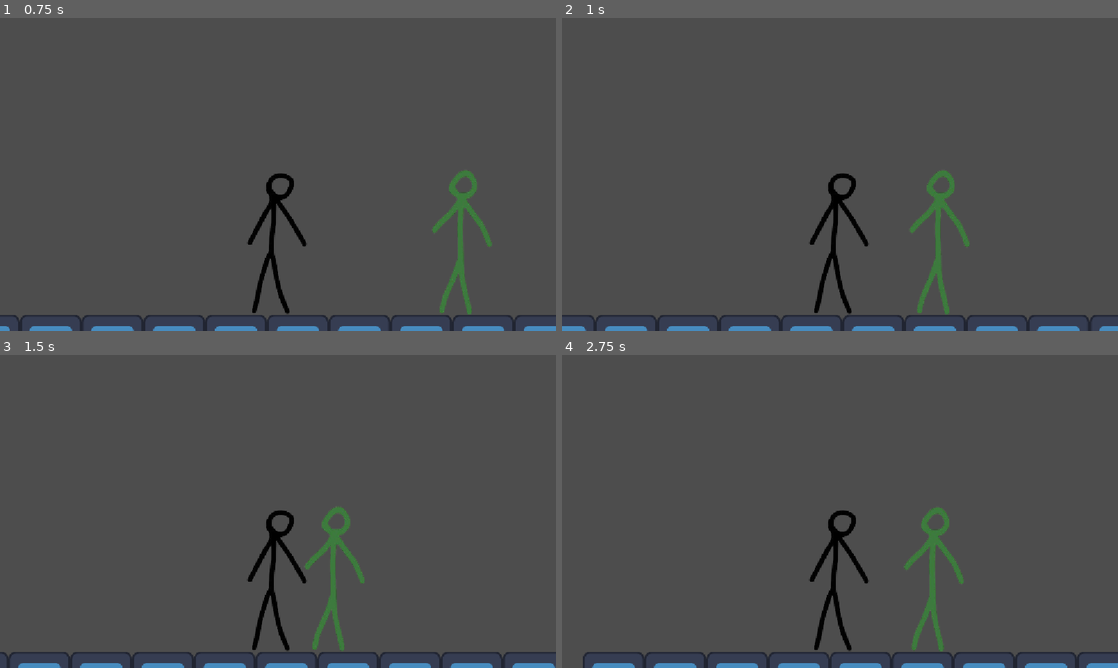
Above: before the commit, frames 1-4 (two rows, left to right).
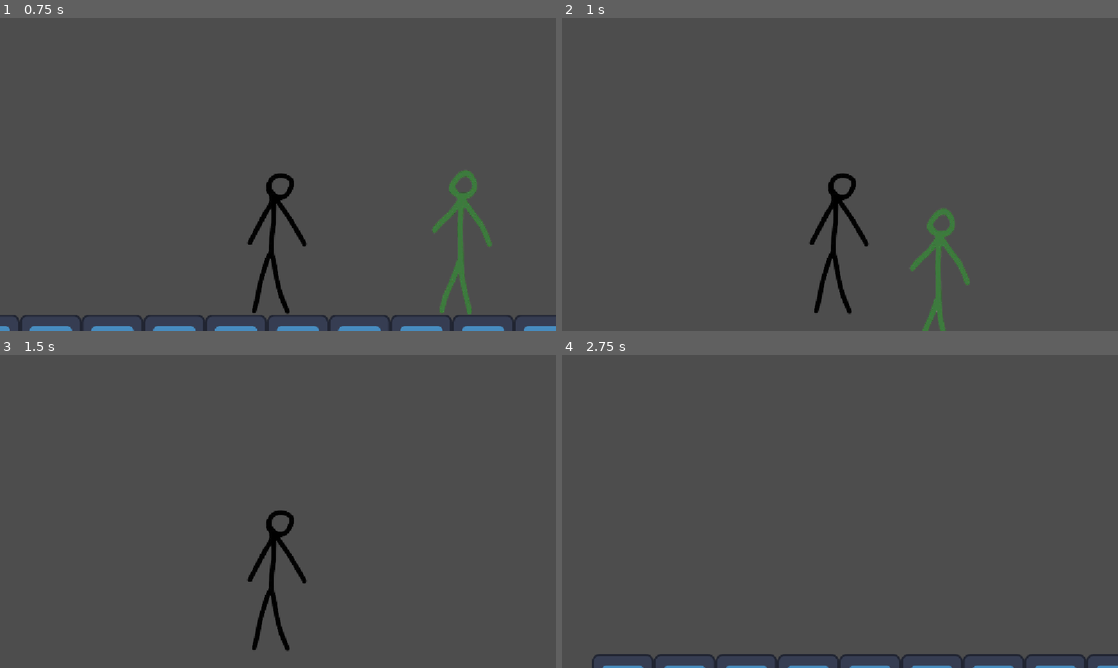
Above: after the commit, the same moments.

Repository: RulyCandle41418/Survive-The-Monster-Waves
Game: Godot game, scene res://main.tscn
Two runs of this game, one before a commit and one after it. Both use one fixed random seed, a clock stepped at 60 frames per second and the inputs below. The engine's default icon, where the game draws it, is replaced by a stand-in: a white triangle on a blue panel in a dark square.
Inputs (mouse positions are in pixels of both pictures, inside the frame that each line leads up to):
- Up to frame 1 (0.75 s): move the mouse to (400, 158) at 0.52 s; press the mouse at (400, 158) at 0.53 s; hold D (Move_Right) from 0.53 s (still down)
- Up to frame 2 (1 s): keep holding D (Move_Right); tap Space (Move_Jump, bound only after the commit) at 0.77 s
- Up to frame 3 (1.5 s): keep holding D (Move_Right); move the mouse to (166, 527) at 1.27 s; release the mouse at (166, 527) at 1.28 s; click (166, 527) at 1.35 s
- Up to frame 4 (2.75 s): tap Space (Move_Jump, bound only after the commit) at 1.52 s; tap Enter at 2 s; move the mouse to (895, 442) at 2.02 s; release D (Move_Right) at 2.03 s; press the mouse at (895, 442) at 2.03 s; hold A (Move_Left) from 2.03 s (still down)

Frame 1 is identical in both runs. In frame 2, 3.4% of the frame differs, in the area x 0-100%, y 48-100%; in frame 3, 3.0%; in frame 4, 4.2%, in the area x 3-100%, y 48-100%.

Commit message:
commit

Diff:
--- a/main.tscn
+++ b/main.tscn
@@ -167,8 +167,10 @@
 tile_map_data = PackedByteArray("AAAAACkAAAAAAAAAAAAAACoAAAAAAAEAAAAAACsAAAAAAAIAAAAAACwAAAAAAAMAAAAAAC0AAAAAAAQAAAAAAC …(15280 unchanged characters)…
 tile_set = SubResource("TileSet_1qa5v")
 
-[node name="Player" parent="." unique_id=583601776 instance=ExtResource("2_h2yge")]
+[node name="Player" parent="." unique_id=583601776 node_paths=PackedStringArray("monster", "player") instance=ExtResource("2_h2yge")]
 position = Vector2(584, 459)
+monster = NodePath("../Monster")
+player = NodePath(".")
 
 [node name="Camera2D" type="Camera2D" parent="Player" unique_id=1833613675]
 position = Vector2(-1, 102)
--- a/monster.tscn
+++ b/monster.tscn
@@ -13,12 +13,28 @@
 @export var player: CharacterBody2D
 
 
+
 func _physics_process(delta: float) -> void:
 
 	velocity = global_position.direction_to(player.global_position) * SPEED
 
 
 	move_and_slide()
+
+
+
+
+
+
+
+
+
+
+
+
+
+
+
 "
 
 [node name="Monster" type="CharacterBody2D" unique_id=2141028737]
--- a/player.gd
+++ b/player.gd
@@ -3,6 +3,12 @@
 
 const SPEED = 400.0
 const JUMP_VELOCITY = -500.0
+
+var Health = 100
+
+@export var monster: CharacterBody2D
+@export var player: CharacterBody2D
+
 
 
 func _physics_process(delta: float) -> void:
@@ -23,3 +29,19 @@
 		velocity.x = move_toward(velocity.x, 0, SPEED)
 
 	move_and_slide()
+
+
+	if Input.is_action_pressed("Mouse_left") && global_position.distance_to(monster.global_position) < 150:
+		monster.hide()
+
+
+
+
+
+	while global_position.distance_to(monster.global_position) < 125 && Health > 0:
+		await get_tree().create_timer(1).timeout
+		Health -= 10
+		print(Health)
+		return
+	if Health < 1:
+		player.hide()
--- a/player.tscn
+++ b/player.tscn
@@ -7,7 +7,7 @@
 script = ExtResource("1_onrkg")
 
 [node name="CollisionPolygon2D" type="CollisionPolygon2D" parent="." unique_id=1937814663]
-polygon = PackedVector2Array(-1, 0, -6, 5, 7, 64, 19, 112, 2 …(363 unchanged characters)… 0, -49, 64, -6, 58, 4, 48, -5, 1, -83, -7, -5)
+polygon = PackedVector2Array(-1, 0, -6, 5, 7, 64, 19, 112, 2 …(363 unchanged characters)… 0, -49, 64, -6, 58, 4, 48, -5, 1, -83, -5, -24, -7, -5)
 
 [node name="Player" type="Sprite2D" parent="." unique_id=693363531]
 position = Vector2(-5, -1)
--- a/project.godot
+++ b/project.godot
@@ -39,7 +39,19 @@
 }
 Move_Jump={
 "deadzone": 0.2,
-"events": []
+"events": [Object(InputEventKey,"resource_local_to_scene":false,"resource_name":"","device":-1,"window_id":0,"alt_pressed":false,"shift_pressed":false,"ctrl_pressed":false,"meta_pressed":false,"pressed":false,"keycode":0,"physical_keycode":32,"key_label":0,"unicode":32,"location":0,"echo":false,"script":null)
+, Object(InputEventKey,"resource_local_to_scene":false,"resource_name":"","device":-1,"window_id":0,"alt_pressed":false,"shift_pressed":false,"ctrl_pressed":false,"meta_pressed":false,"pressed":false,"keycode":0,"physical_keycode":4194320,"key_label":0,"unicode":0,"location":0,"echo":false,"script":null)
+]
+}
+Mouse_left={
+"deadzone": 0.2,
+"events": [Object(InputEventMouseButton,"resource_local_to_scene":false,"resource_name":"","device":-1,"window_id":0,"alt_pressed":false,"shift_pressed":false,"ctrl_pressed":false,"meta_pressed":false,"button_mask":1,"position":Vector2(261, 6),"global_position":Vector2(270, 54),"factor":1.0,"button_index":1,"canceled":false,"pressed":true,"double_click":false,"script":null)
+]
+}
+Mouse_right={
+"deadzone": 0.2,
+"events": [Object(InputEventMouseButton,"resource_local_to_scene":false,"resource_name":"","device":-1,"window_id":0,"alt_pressed":false,"shift_pressed":false,"ctrl_pressed":false,"meta_pressed":false,"button_mask":2,"position":Vector2(566, 9),"global_position":Vector2(575, 57),"factor":1.0,"button_index":2,"canceled":false,"pressed":true,"double_click":false,"script":null)
+]
 }
 
 [physics]
